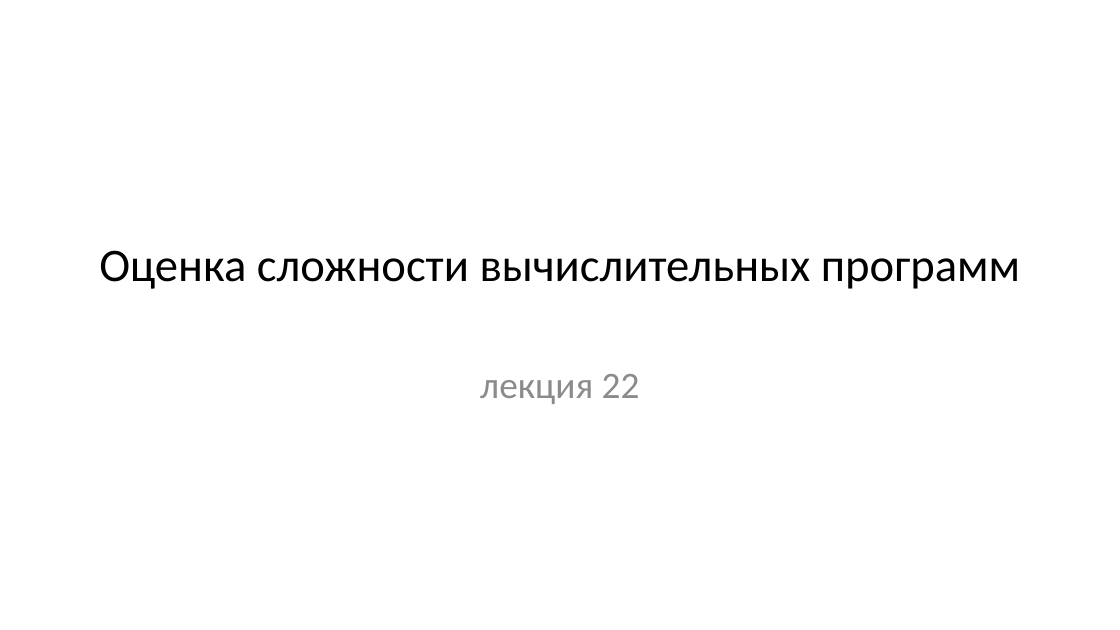
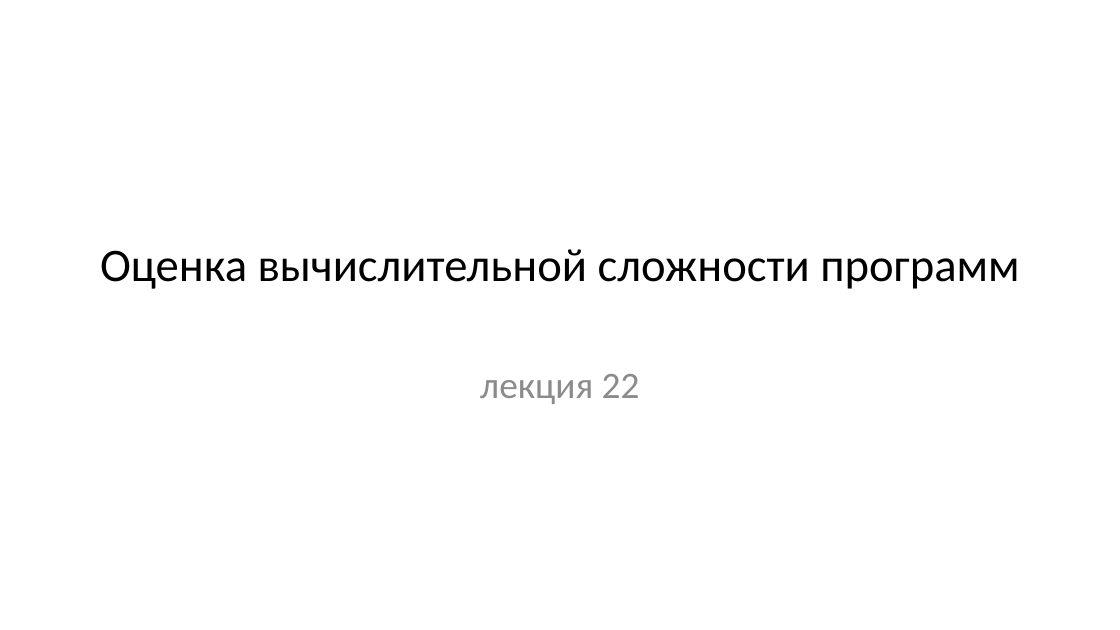
Before and after one commit to Evgueni-Petrov-aka-espetrov/Algorithms-and-Programming-in-C-pptx, a slide deck: slide 1 of 22 Оценка сложности вычислительных алгоритмов.pptx. Drawn at 1120x630 pixels with LibreOffice and Linux fonts; fonts in the diff are those of the drawing. Boxes give left, top, right and bottom in pixels: in the first picture for what was removed or moved away, otherwise in the second. Text is boxed around its words. In the diff, an @@ line names an element or a change of style, - is before the commit and + after.

```diff
--- a/22 Оценка сложности вычислительных алгоритмов.pptx
+++ b/22 Оценка сложности вычислительных алгоритмов.pptx
@@ title at [100,249,1019,289]: text changed @@
-Оценка сложности вычислительных программ
+Оценка вычислительной сложности программ
```
Also in this commit, not shown: 5 other slides changed.
